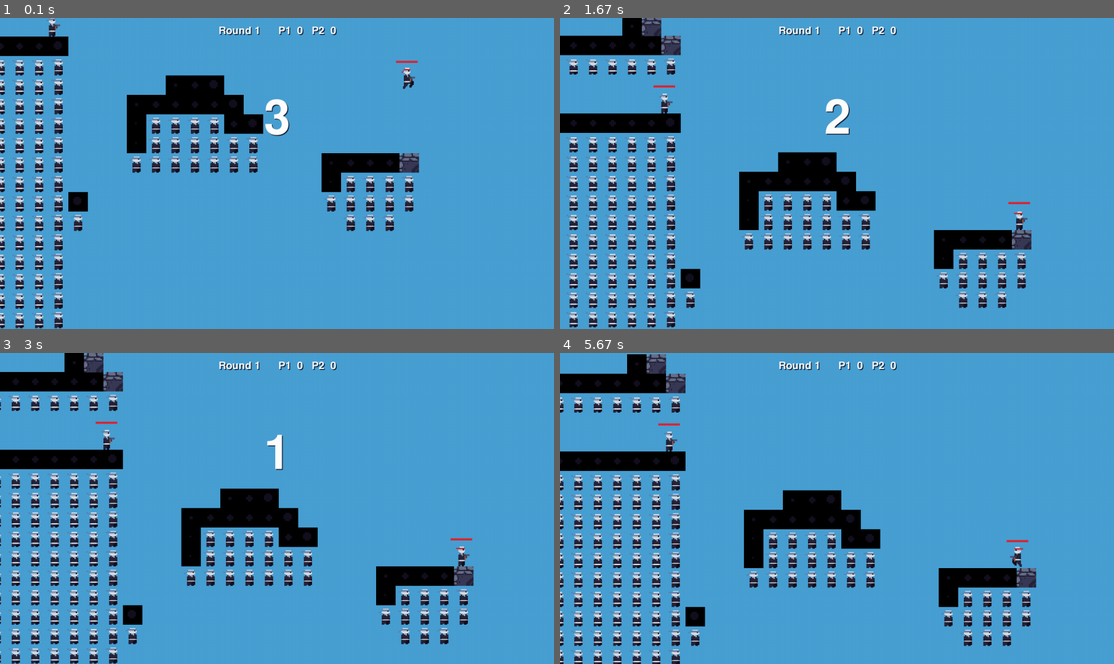
Above: before the commit, frames 1-4 (two rows, left to right).
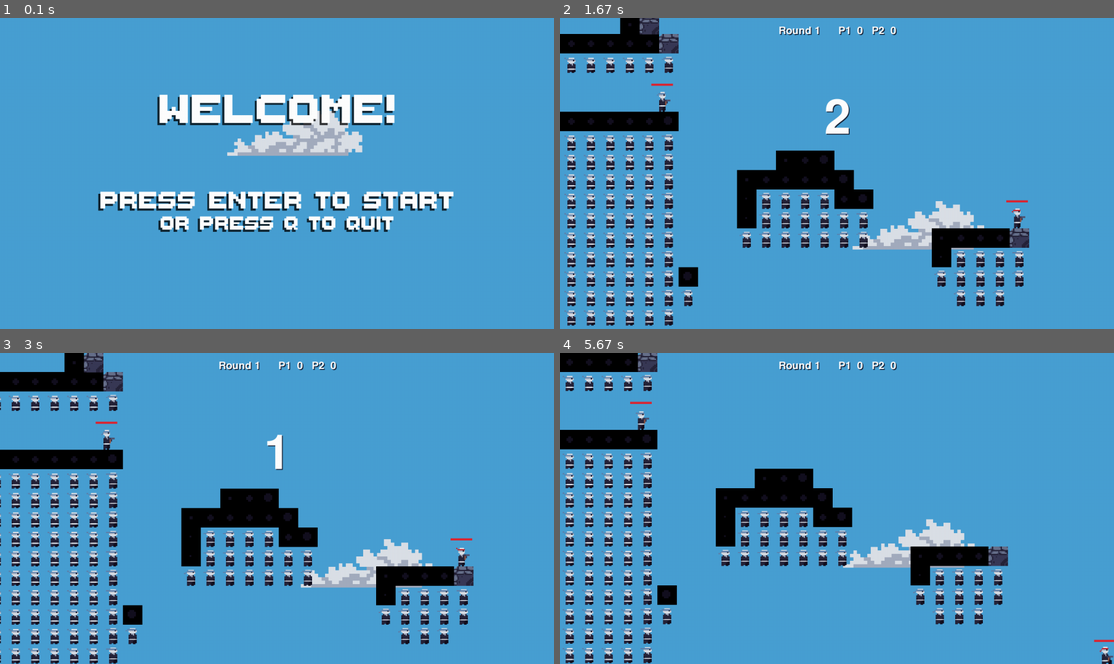
Above: after the commit, the same moments.

Repository: AymanOHM/project_gg
Game: pygame game, started from gg_client/__main__.py
Two runs of this game, one before a commit and one after it. Both use one fixed random seed, a clock stepped at 60 frames per second and the inputs below.
Inputs:
- Up to frame 1 (0.1 s): no input
- Up to frame 2 (1.67 s): tap Enter at 0.33 s
- Up to frame 3 (3 s): no input
- Up to frame 4 (5.67 s): hold Left 3.23-3.7 s; tap Right Shift at 3.73 s; hold Up 4.07-4.43 s; hold Right 4.47-5.1 s; hold Down 5.13-5.5 s; hold Left from 5.53 s (still down)

The runs differ from the first frame. In frame 1, 20% of the frame differs, in the area x 0-82%, y 0-100%; in frame 2, 13%; in frame 3, 1.5%; in frame 4, 26%, in the area x 0-100%, y 0-100%.

Commit message:
feat(client): add clouds, the welcome screen and win screens (1.6b)

Diff:
--- a/gg_client/__main__.py
+++ b/gg_client/__main__.py
@@ -4,7 +4,8 @@
 
 p1: A/D move, W jump, S fast fall, Space fire.
 p2: arrows move/jump/fast fall, Right Shift or / fire (numpad 4/6/8/5/0 also work).
-A match is best of three. Enter starts a new match once one is over. Esc or Q quits.
+A match is best of three. Enter starts one from the welcome screen, and a new one
+once a match is over. Esc or Q quits.
 
 The loop is async with one `await` per frame, which is what pygbag needs to run
 the same file in a browser.
@@ -25,7 +26,9 @@
 LEVEL_PATH = Path(__file__).resolve().parent.parent / "data" / "levels" / "arena.json"
 
 
-async def main(max_frames: int | None = None, debug: bool = False) -> None:
+async def main(
+    max_frames: int | None = None, debug: bool = False, skip_title: bool = False
+) -> None:
     pg.init()
     screen = pg.display.set_mode((1280, 720))
     pg.display.set_caption("Project GG")
@@ -34,25 +37,31 @@
     level = load_level(LEVEL_PATH)
     renderer = DebugRenderer(screen) if debug else SpriteRenderer(screen)
     renderer.load_level(level)
-    match = Match([level])
+    # No match yet means the welcome screen is showing. The debug renderer has none.
+    match = Match([level]) if debug or skip_title else None
     fixed = FixedStep()
 
     frames = 0
     while max_frames is None or frames < max_frames:
         for event in pg.event.get():
-            if event.type == pg.QUIT or (
-                event.type == pg.KEYDOWN and event.key in (pg.K_ESCAPE, pg.K_q)
-            ):
+            if event.type == pg.QUIT:
                 pg.quit()
                 return
-            if event.type == pg.KEYDOWN and event.key == pg.K_RETURN and match.phase == MATCH_OVER:
-                match = Match([level])
+            if event.type == pg.KEYDOWN:
+                if event.key in (pg.K_ESCAPE, pg.K_q):
+                    pg.quit()
+                    return
+                if event.key == pg.K_RETURN and (match is None or match.phase == MATCH_OVER):
+                    match = Match([level])
 
-        inputs = read_inputs(pg.key.get_pressed())
-        for _ in range(fixed.advance(frame_timer.tick(60) / 1000)):
-            match.step(inputs)
-
-        renderer.draw(match.snapshot(), fixed.alpha)
+        steps = fixed.advance(frame_timer.tick(60) / 1000)
+        if match is None:
+            renderer.draw_title()
+        else:
+            inputs = read_inputs(pg.key.get_pressed())
+            for _ in range(steps):
+                match.step(inputs)
+            renderer.draw(match.snapshot(), fixed.alpha)
         pg.display.flip()
         frames += 1
         await asyncio.sleep(0)
@@ -62,4 +71,4 @@
 if __name__ == "__main__":
     args = sys.argv[1:]
     frames = next((int(a) for a in args if a.isdigit()), None)
-    asyncio.run(main(frames, debug="--debug" in args))
+    asyncio.run(main(frames, debug="--debug" in args, skip_title="--skip-title" in args))
--- a/gg_client/sprite_renderer.py
+++ b/gg_client/sprite_renderer.py
@@ -3,6 +3,7 @@
 Every image is loaded, scaled and mirrored once, in `__init__`. `draw` only blits.
 """
 
+import random
 from pathlib import Path
 
 import pygame as pg
@@ -24,6 +25,13 @@
 GUN_OFFSET_RIGHT = (21, 15)  # from the player's bottom-left corner, facing right
 GUN_OFFSET_LEFT = (0, 15)
 HEALTH_BAR = {"dx": -8, "dy": 60, "w": 50, "h": 5}
+
+# Clouds are decoration, so they live here and not in the rules (v1's values).
+CLOUD_COUNT = 16
+CLOUD_SCALE = 8
+CLOUD_AREA = 2000  # clouds start somewhere in a square this size, in world pixels
+CLOUD_WRAP = (-800, 2800)  # v1 let clouds drift away for good; here they come back round
+SCREEN_BOB = 20  # full-screen images drift up and down by this many pixels
 
 
 def _load(path: Path, size: tuple[int, int]) -> pg.Surface:
@@ -54,6 +62,29 @@
         self._bullet_file = IMAGES / "bullet3.png"
         self.bullets: dict[tuple[int, int], dict[int, pg.Surface]] = {}
         self.health_colour = pg.image.load(IMAGES / "health_simple.png").get_at((0, 0))
+        self.screens = {
+            name: _load(IMAGES / f"{name}.png", screen.get_size())
+            for name in ("welcome", "P1", "P2")
+        }
+        self._bob, self._bob_step = 0.0, 0.5
+        self.clouds = self._make_clouds()
+
+    @staticmethod
+    def _make_clouds() -> list[dict]:
+        images = []
+        for file in sorted((IMAGES / "clouds").glob("*.png")):
+            image = pg.image.load(file).convert_alpha()
+            size = (image.get_width() * CLOUD_SCALE, image.get_height() * CLOUD_SCALE)
+            images.append(pg.transform.scale(image, size))
+        return [
+            {
+                "x": random.random() * CLOUD_AREA,
+                "y": random.random() * CLOUD_AREA,
+                "speed": random.random() * 0.2 + 0.05,
+                "image": random.choice(images),
+            }
+            for _ in range(CLOUD_COUNT)
+        ]
 
     def load_level(self, level: Level) -> None:
         self.level = level
@@ -67,6 +98,7 @@
         screen, camera = self.screen, self.camera
         camera.follow(snapshot["players"])
         screen.fill(SKY)
+        self._draw_clouds()
         self._draw_tiles()
         for p in snapshot["players"]:
             self._draw_player(p)
@@ -75,6 +107,29 @@
             # The bullet image points left, so it is mirrored when flying right.
             screen.blit(self._bullet_images(b["w"], b["h"])[-b["dir"]], rect)
         self._draw_hud(snapshot)
+
+    def draw_title(self) -> None:
+        """The welcome screen, shown before a match starts."""
+        self.screen.fill(SKY)
+        self._draw_clouds()
+        self._draw_screen("welcome")
+
+    def _draw_clouds(self) -> None:
+        low, high = CLOUD_WRAP
+        for cloud in self.clouds:
+            cloud["x"] += cloud["speed"]
+            if cloud["x"] > high:
+                cloud["x"] = low
+            image = cloud["image"]
+            rect = self.camera.to_screen(cloud["x"], cloud["y"], *image.get_size())
+            self.screen.blit(image, rect)
+
+    def _draw_screen(self, name: str) -> None:
+        """A full-screen image that bobs up and down, as v1's screens did."""
+        self._bob += self._bob_step
+        if abs(self._bob) >= SCREEN_BOB:
+            self._bob_step = -self._bob_step
+        self.screen.blit(self.screens[name], (0, round(self._bob)))
 
     def _draw_tiles(self) -> None:
         size = self.level.tile_size
@@ -134,8 +189,7 @@
             text = f"{winner.upper()} takes the round" if winner else "Draw"
             self._text(self.font, text, (width // 2, height // 3))
         elif match["phase"] == "match_over":
-            text = f"{match['winner'].upper()} wins the match. Enter to play again"
-            self._text(self.font, text, (width // 2, height // 3))
+            self._draw_screen({"p1": "P1", "p2": "P2"}[match["winner"]])
 
     def _text(self, font: pg.font.Font, text: str, center: tuple[int, int]) -> None:
         shadow = font.render(text, True, (20, 30, 50))
--- a/tests/test_client_smoke.py
+++ b/tests/test_client_smoke.py
@@ -16,8 +16,18 @@
 
 
 def test_main_loop_runs_frames_headless():
-    asyncio.run(main(max_frames=30))
+    asyncio.run(main(max_frames=30))  # welcome screen
+    asyncio.run(main(max_frames=30, skip_title=True))
     asyncio.run(main(max_frames=30, debug=True))
+
+
+def test_enter_starts_a_match_from_the_welcome_screen_and_q_quits():
+    pg.init()
+    pg.event.post(pg.event.Event(pg.KEYDOWN, key=pg.K_RETURN))
+    asyncio.run(main(max_frames=5))
+    pg.init()
+    pg.event.post(pg.event.Event(pg.KEYDOWN, key=pg.K_q))
+    asyncio.run(main(max_frames=10_000_000))  # returns at once instead of running forever
 
 
 def played_match(ticks=243):
@@ -107,3 +117,32 @@
         renderer.draw(match.snapshot())
         match.step({"p1": PlayerInput(left=tick > 100)})
     assert seen == {"countdown", "playing", "round_over", "match_over"}
+
+
+def test_title_and_win_screens_cover_the_view_and_clouds_drift():
+    pg.init()
+    pg.display.set_mode((1280, 720))
+    screen = pg.Surface((1280, 720))
+    renderer = SpriteRenderer(screen)
+    level = load_level(LEVEL_PATH)
+    renderer.load_level(level)
+
+    renderer.draw_title()
+    title = screen.copy()
+    before = [cloud["x"] for cloud in renderer.clouds]
+    renderer.draw_title()
+    assert all(cloud["x"] > x for cloud, x in zip(renderer.clouds, before, strict=True))
+
+    match = Match([level], rounds_to_win=1, countdown_ticks=1, round_over_ticks=1)
+    for tick in range(2000):  # p1 walks off the map, so p2 wins
+        match.step({"p1": PlayerInput(left=tick > 100)})
+    assert match.snapshot()["match"]["winner"] == "p2"
+    renderer.draw(match.snapshot())
+    white = [
+        (x, y)
+        for x in range(0, 1280, 4)
+        for y in range(0, 720, 4)
+        if tuple(screen.get_at((x, y)))[:3] == (255, 255, 255)
+    ]
+    assert len(white) > 200, "the win screen's lettering is missing"
+    assert pg.image.tobytes(screen, "RGB") != pg.image.tobytes(title, "RGB")
Not shown, changed: docs/HANDOFF.md
Not shown, removed: docs/issues/1.6b-hud-clouds-screens.md
